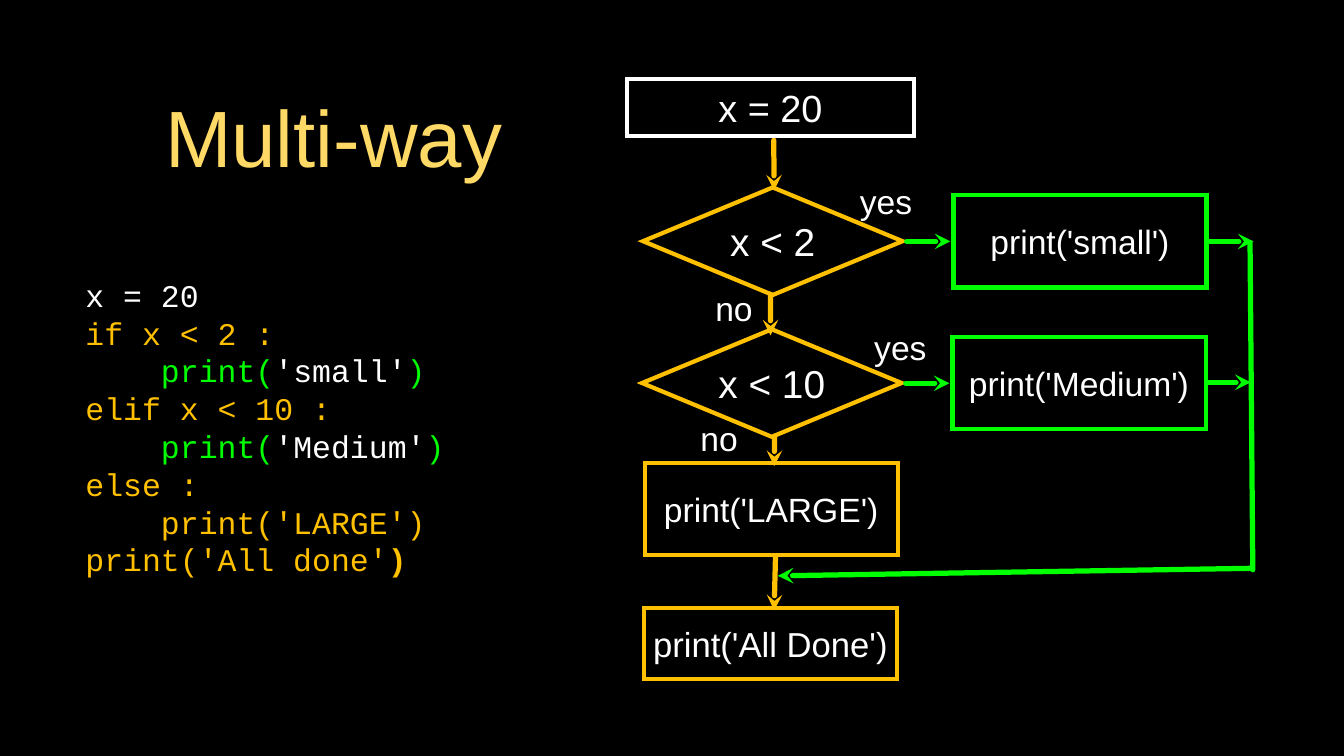
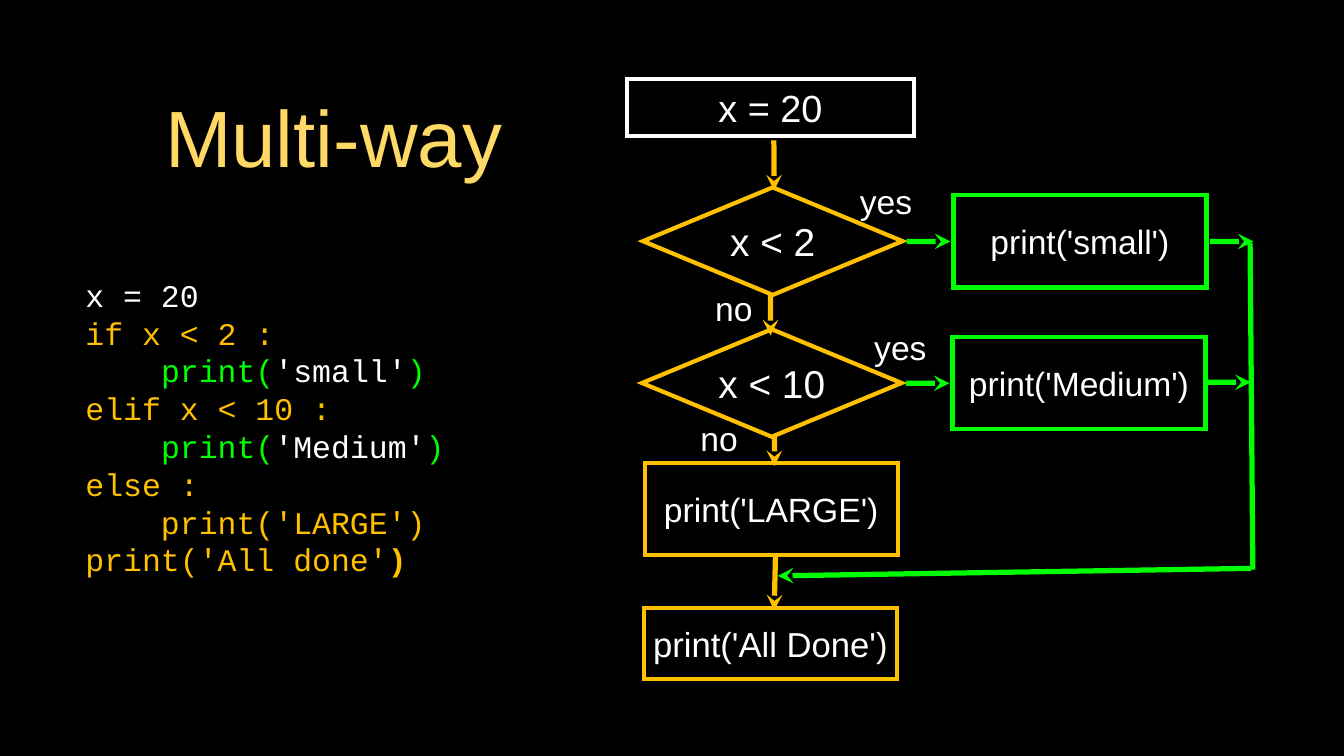
Before and after one commit to motazsaad/wdmm1402-2019, a slide deck: slide 18 of ppt/pythonlearn-03-conditional.pptx (slide 19 before the commit). Drawn at 1344x756 pixels with LibreOffice and Linux fonts; fonts in the diff are those of the drawing. Boxes give left, top, right and bottom in pixels: in the first picture for what was removed or moved away, otherwise in the second. Text is boxed around its words. In the diff, an @@ line names an element or a change of style, - is before the commit and + after.

```diff
--- a/ppt/pythonlearn-03-conditional.pptx
+++ b/ppt/pythonlearn-03-conditional.pptx
@@ arrow removed from (774, 141) to (774, 190) @@
@@ freeform shape added at [774, 141, 774, 190], outline #FFC000 4.99 pt @@
@@ arrow removed from (906, 241) to (950, 241) @@
@@ freeform shape added at [906, 241, 950, 241], outline #00FF00 4.99 pt @@
@@ arrow removed from (1209, 241) to (1253, 241) @@
@@ freeform shape added at [1209, 241, 1253, 241], outline #00FF00 4.99 pt @@
@@ line removed from (1253, 570) to (1250, 243) @@
@@ freeform shape added at [1250, 243, 1253, 570], outline #00FF00 4.99 pt @@
@@ arrow removed from (770, 294) to (770, 336) @@
@@ freeform shape added at [770, 294, 770, 335], outline #FFC000 4.99 pt @@
@@ arrow removed from (906, 383) to (949, 383) @@
@@ freeform shape added at [906, 383, 949, 383], outline #00FF00 4.99 pt @@
@@ arrow removed from (1207, 382) to (1250, 382) @@
@@ freeform shape added at [1207, 382, 1251, 382], outline #00FF00 4.99 pt @@
@@ arrow removed from (775, 436) to (774, 466) @@
@@ freeform shape added at [774, 436, 774, 466], outline #FFC000 4.99 pt @@
@@ arrow removed from (776, 556) to (774, 610) @@
@@ freeform shape added at [774, 556, 776, 610], outline #FFC000 4.99 pt @@
@@ arrow removed from (1251, 568) to (778, 576) @@
@@ freeform shape added at [778, 568, 1251, 576], outline #00FF00 4.99 pt @@
```
Also in this commit, not shown: 19 other slides changed, 1 slide removed, 11 other files.
